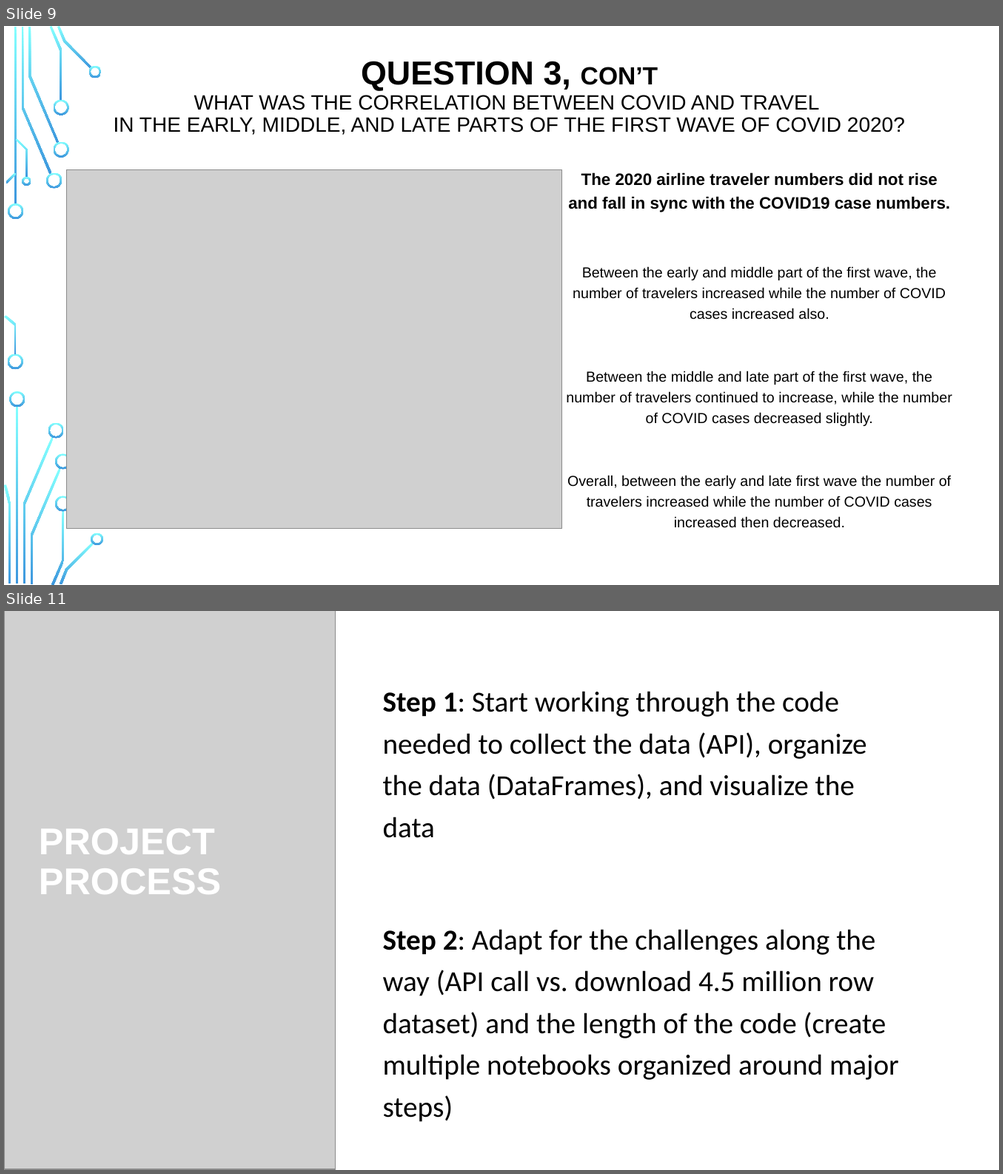
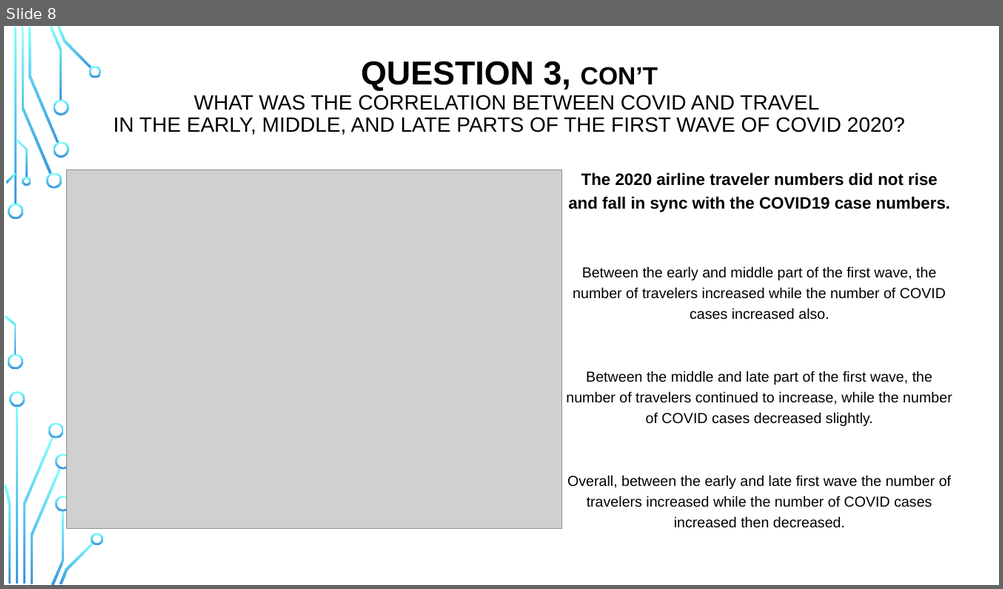
Before and after one commit to abielhammonds/COVID19_TravelStats_Project, a slide deck: COVID19_Travel_Project_Presentation.pptx. Shown one above the other, each under a label of ours: slides 9 and 11 before the commit, slide 8 after it; the slides between them are not shown. The pictures are 1003x1174 and 1003x589 pixels, drawn with LibreOffice and Linux fonts; fonts in the diff are those of the drawing; grey boxes stand for pictures; background and template pictures are left out. Boxes give left, top, right and bottom in pixels: in the first picture for what was removed or moved away, otherwise in the second. Text is boxed around its words. In the diff, an @@ line names an element or a change of style, - is before the commit and + after.

```diff
--- a/COVID19_Travel_Project_Presentation.pptx
+++ b/COVID19_Travel_Project_Presentation.pptx
@@ slide 11 removed at box(4, 611, 999, 1170), background picture (left out) @@
@@ rectangle removed at box(4, 611, 999, 1170) @@
@@ picture removed at box(4, 611, 336, 1170) @@
@@ picture removed at box(4, 611, 336, 1170) @@
@@ text removed at box(383, 691, 867, 838) @@
-Step 1: Start working through the code needed to collect the data (API), organize the data (DataFrames), and visualize the data
@@ text removed at box(39, 829, 221, 894) @@
-PROJECT PROCESS
@@ text removed at box(383, 929, 899, 1122) @@
-Step 2: Adapt for the challenges along the way (API call vs. download 4.5 million row dataset) and the length of the code (create multiple notebooks organized around major steps)
@@ group removed at box(4, 611, 91, 1170): 7 freeform shapes, 1 rectangle @@
@@ group removed at box(4, 611, 94, 1170): 9 freeform shapes, 2 rectangles @@
@@ group removed at box(4, 611, 984, 1170): 12 freeform shapes, 2 rectangles @@
@@ what was slide 9 is now slide 8 @@
```
Also in this commit, not shown: 4 other slides removed.
